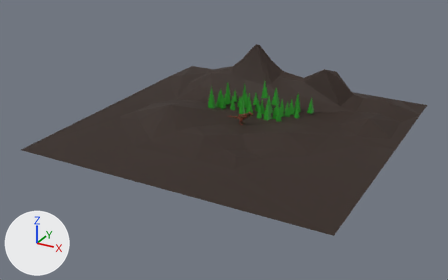
What one commit did to the Blender file trex_lowPoly/dino.blend.
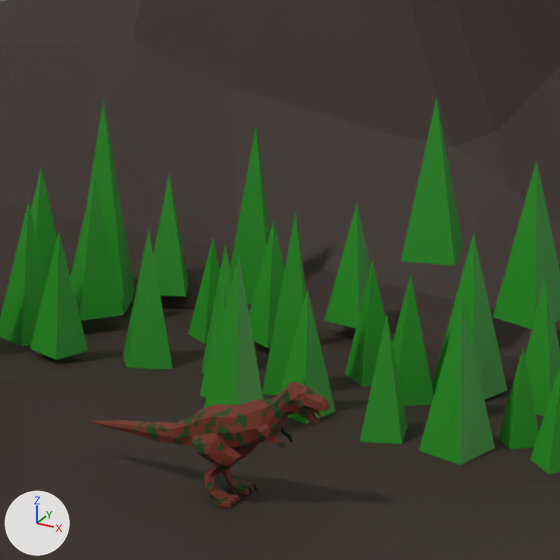
Each version is shown whole from a 50 mm lens placed at (52.4, -102.6, 47.3), pointed at (-1.6, -4.5, -1.8), then close up on the part from 48% to 62% of the width and 25% to 47% of the height. Arrows for +X, +Y and +Z are at lower left; the lights stay in place.

Names of what the first close-up shows: 'Dino_body', 'Landscape', 'Landscape.001', 'Tree.001', 'Tree.010', 'Tree.014', 'Tree.017', 'Tree.020', 'Tree.022', 'Tree.025', 'Tree.034', 'Tree.035'.
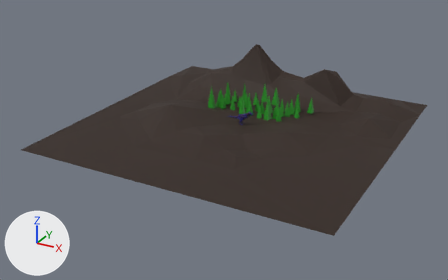
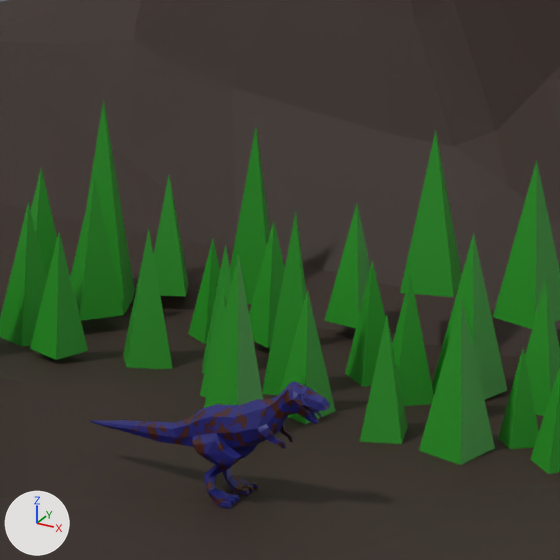
Boxes [x1, y1, x2, y2] around the edits, measured in the close-ups (560 x 560 px):
'Dino_body', recoloured (red to blue): [90, 381, 330, 508] in both
'Tree.035', moved: before [401, 97, 464, 265]; after [400, 130, 462, 297]

The change, as a list of edits to the scene's bpy script:
```text
Add mat_dino_blue:
    mat_dino_blue = bpy.data.materials.new('Dino_blue')
    # nodes: BsdfPrincipled, OutputMaterial, TexCoord, TexNoise, ValToRGB
    # colours: dark blue #1a1b6f, brown #401407
Change me_plane:
    where me_plane.from_pydata(...)  # 304 vertices, 270 faces; spans x 0.0..0.74, y -2.44..3.52, z -0.01..3.01
    remove me_plane.materials.append(mat_dino_brown)
    add me_plane.materials.append(mat_dino_blue)
Change ob_tree_035:
    ob_tree_035.location: (-0.02, 10.52, 2.67) -> (-0.02, 10.52, 1.88)
```
